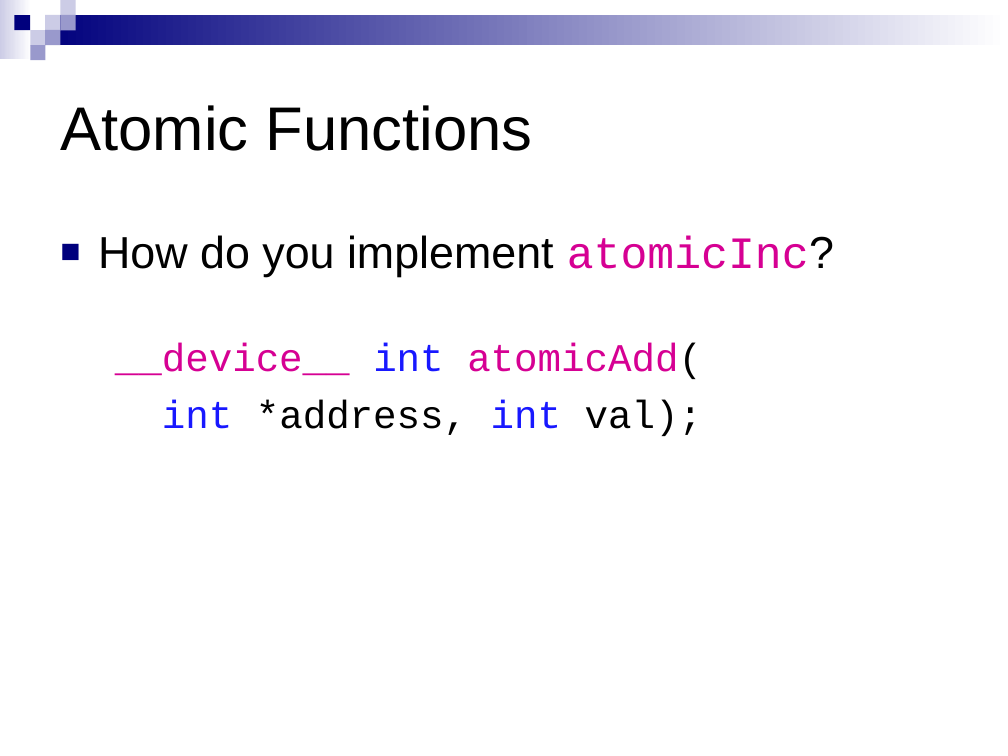
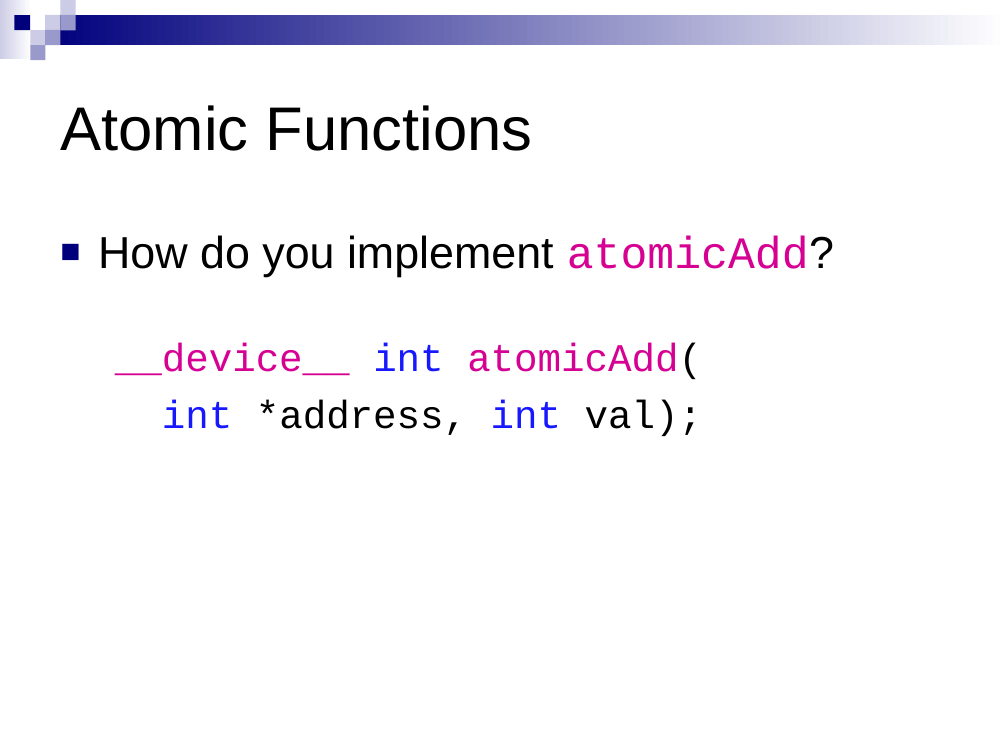
Before and after one commit to CIS565-Spring-2012/cis565-spring-2012.github.com, a slide deck: slide 101 of lectures/01-30-CUDA-Intro-2-of-2.ppt. Drawn at 1008x756 pixels with LibreOffice and Linux fonts; fonts in the diff are those of the drawing. Boxes give left, top, right and bottom in pixels: in the first picture for what was removed or moved away, otherwise in the second. Text is boxed around its words. In the diff, an @@ line names an element or a change of style, - is before the commit and + after.

Commit message:
Fixed typo in slides

```diff
--- a/lectures/01-30-CUDA-Intro-2-of-2.ppt
+++ b/lectures/01-30-CUDA-Intro-2-of-2.ppt
@@ text at (98,235,834,277): text changed @@
-■ How do you implement atomicInc?
+■ How do you implement atomicAdd?
```
Also in this commit, not shown: 6 other slides changed, 1 other file.
